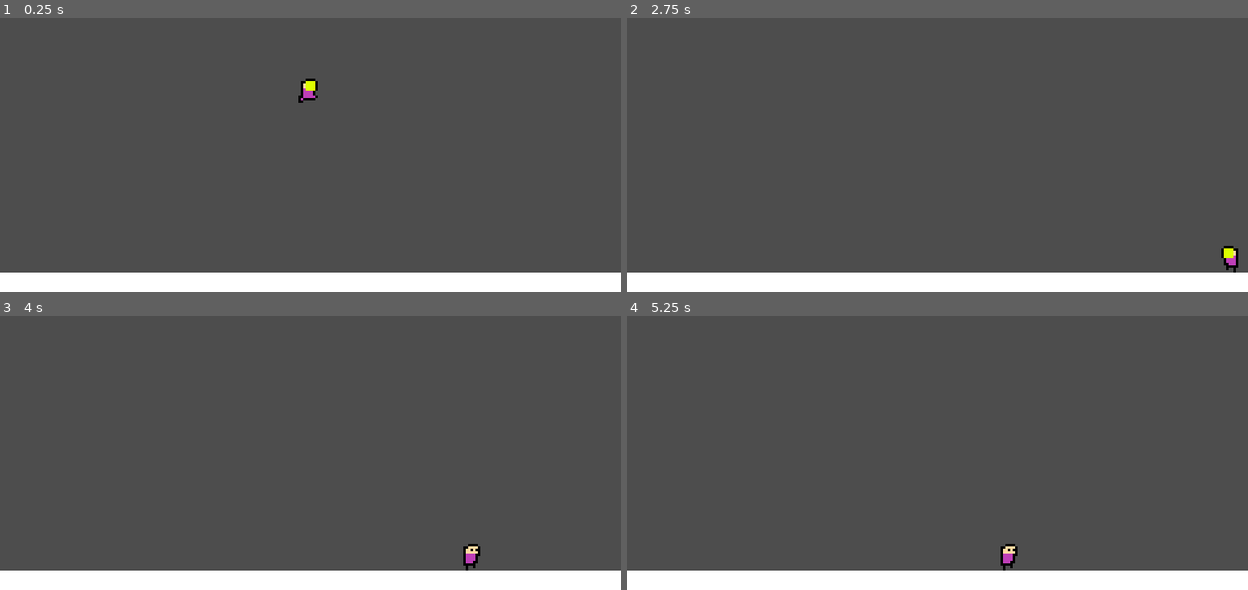
Above: before the commit, frames 1-4 (two rows, left to right).
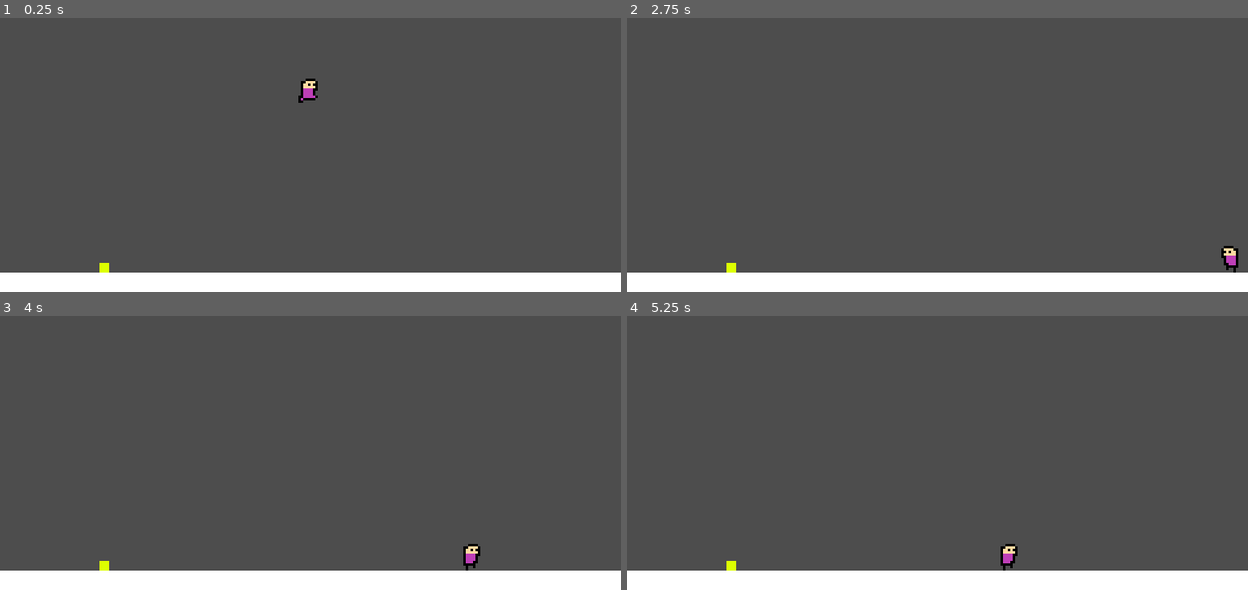
Above: after the commit, the same moments.

Repository: KeichiTS/Go-Godot-Jam-4
Game: Godot game, scene res://scenes/test_map.tscn
The game is run twice, just before and just after one commit, with the same random seed, the same clock (stepped at 60 frames per second) and the same inputs. The project has no main scene, so this scene is started directly.
Inputs:
- Up to frame 1 (0.25 s): no input
- Up to frame 2 (2.75 s): hold E (carrying) 0.53-1.28 s; hold Right (ui_right) 0.53-2.03 s; tap E (carrying) at 1.35 s; tap Enter at 2 s; hold Left (ui_left) from 2.03 s (still down); hold E (carrying) from 2.03 s (still down)
- Up to frame 3 (4 s): release Left (ui_left) at 2.78 s; release E (carrying) at 2.78 s; hold Right (ui_right) from 2.78 s (still down); tap E (carrying) at 2.85 s; tap R (restart) at 3.5 s; hold E (carrying) from 3.53 s (still down)
- Up to frame 4 (5.25 s): release Right (ui_right) at 4.28 s; release E (carrying) at 4.28 s; hold Left (ui_left) 4.28-5.03 s; tap E (carrying) at 4.35 s; hold Right (ui_right) from 5.03 s (still down); hold E (carrying) from 5.03 s (still down)

The runs differ from the first frame. In frame 1, 0.1% of the frame differs, in the area x 16-51%, y 23-93%; in frame 2, 0.1%; in frame 3, less than 0.1%; in frame 4, less than 0.1%.

Commit message:
holding_sprites

Diff:
--- a/project.godot
+++ b/project.godot
@@ -69,6 +69,7 @@
 2d_physics/layer_1="Player"
 2d_physics/layer_2="Objects"
 2d_physics/layer_3="Ground"
+2d_physics/layer_4="Objects"
 
 [rendering]
 
--- a/scenes/carrying_object.tscn
+++ b/scenes/carrying_object.tscn
@@ -1,17 +1,11 @@
-[gd_scene load_steps=4 format=3 uid="uid://ceieygl5n7icl"]
-
-[ext_resource type="Script" path="res://scripts/carrying_object.gd" id="1_yvrd7"]
+[gd_scene load_steps=2 format=3 uid="uid://dwx257vpuij3e"]
 
 [sub_resource type="RectangleShape2D" id="RectangleShape2D_fu51n"]
 size = Vector2(4, 4)
 
-[sub_resource type="RectangleShape2D" id="RectangleShape2D_i334f"]
-size = Vector2(8, 6)
-
-[node name="Carrying_object" type="RigidBody2D" groups=["object"]]
-collision_layer = 2
-collision_mask = 6
-script = ExtResource("1_yvrd7")
+[node name="Carrying_object" type="Area2D" groups=["objects"]]
+collision_layer = 8
+collision_mask = 0
 
 [node name="sprite" type="ColorRect" parent="."]
 offset_left = -2.0
@@ -22,12 +16,3 @@
 
 [node name="shape" type="CollisionShape2D" parent="."]
 shape = SubResource("RectangleShape2D_fu51n")
-
-[node name="carrying_area" type="Area2D" parent="."]
-collision_layer = 2
-
-[node name="Area2D" type="CollisionShape2D" parent="carrying_area"]
-position = Vector2(0, -1)
-shape = SubResource("RectangleShape2D_i334f")
-
-[connection signal="body_shape_entered" from="carrying_area" to="." method="_on_carrying_area_body_shape_entered"]
--- a/scenes/dead_body.tscn
+++ b/scenes/dead_body.tscn
@@ -6,7 +6,8 @@
 size = Vector2(11, 6)
 
 [node name="Dead_body" type="RigidBody2D"]
-collision_mask = 5
+collision_layer = 8
+collision_mask = 13
 
 [node name="sprite" type="Sprite2D" parent="."]
 position = Vector2(0, -5)
--- a/scenes/player.tscn
+++ b/scenes/player.tscn
@@ -1,7 +1,8 @@
-[gd_scene load_steps=10 format=3 uid="uid://b08edfre7tjm8"]
+[gd_scene load_steps=12 format=3 uid="uid://b08edfre7tjm8"]
 
 [ext_resource type="Script" path="res://scripts/Player.gd" id="1_mne0d"]
 [ext_resource type="Texture2D" uid="uid://dociqot8k2wnr" path="res://assets/player_sprites/Player.png" id="2_5rsjd"]
+[ext_resource type="Texture2D" uid="uid://pyw5ubl73qux" path="res://assets/player_sprites/Player_2.png" id="3_crjty"]
 
 [sub_resource type="RectangleShape2D" id="RectangleShape2D_1u7tt"]
 size = Vector2(7, 11)
@@ -16,6 +17,18 @@
 tracks/0/interp = 1
 tracks/0/loop_wrap = true
 tracks/0/keys = {
+"times": PackedFloat32Array(0, 0.2),
+"transitions": PackedFloat32Array(1, 1),
+"update": 1,
+"values": [3, 4]
+}
+tracks/1/type = "value"
+tracks/1/imported = false
+tracks/1/enabled = true
+tracks/1/path = NodePath("carrying_sprite:frame")
+tracks/1/interp = 1
+tracks/1/loop_wrap = true
+tracks/1/keys = {
 "times": PackedFloat32Array(0, 0.2),
 "transitions": PackedFloat32Array(1, 1),
 "update": 1,
@@ -36,6 +49,18 @@
 "update": 1,
 "values": [0]
 }
+tracks/1/type = "value"
+tracks/1/imported = false
+tracks/1/enabled = true
+tracks/1/path = NodePath("carrying_sprite:frame")
+tracks/1/interp = 1
+tracks/1/loop_wrap = true
+tracks/1/keys = {
+"times": PackedFloat32Array(0),
+"transitions": PackedFloat32Array(1),
+"update": 1,
+"values": [0]
+}
 
 [sub_resource type="Animation" id="Animation_qwaik"]
 resource_name = "dying"
@@ -47,6 +72,18 @@
 tracks/0/interp = 1
 tracks/0/loop_wrap = true
 tracks/0/keys = {
+"times": PackedFloat32Array(0, 0.2, 0.4),
+"transitions": PackedFloat32Array(1, 1, 1),
+"update": 1,
+"values": [3, 5, 6]
+}
+tracks/1/type = "value"
+tracks/1/imported = false
+tracks/1/enabled = true
+tracks/1/path = NodePath("carrying_sprite:frame")
+tracks/1/interp = 1
+tracks/1/loop_wrap = true
+tracks/1/keys = {
 "times": PackedFloat32Array(0, 0.2, 0.4),
 "transitions": PackedFloat32Array(1, 1, 1),
 "update": 1,
@@ -69,6 +106,18 @@
 "update": 1,
 "values": [0, 1]
 }
+tracks/1/type = "value"
+tracks/1/imported = false
+tracks/1/enabled = true
+tracks/1/path = NodePath("carrying_sprite:frame")
+tracks/1/interp = 1
+tracks/1/loop_wrap = true
+tracks/1/keys = {
+"times": PackedFloat32Array(0, 0.2),
+"transitions": PackedFloat32Array(1, 1),
+"update": 1,
+"values": [0, 1]
+}
 
 [sub_resource type="Animation" id="Animation_10kp2"]
 resource_name = "walking"
@@ -86,6 +135,18 @@
 "update": 1,
 "values": [2, 3]
 }
+tracks/1/type = "value"
+tracks/1/imported = false
+tracks/1/enabled = true
+tracks/1/path = NodePath("carrying_sprite:frame")
+tracks/1/interp = 1
+tracks/1/loop_wrap = true
+tracks/1/keys = {
+"times": PackedFloat32Array(0, 0.2),
+"transitions": PackedFloat32Array(1, 1),
+"update": 1,
+"values": [2, 3]
+}
 
 [sub_resource type="AnimationLibrary" id="AnimationLibrary_aj4pq"]
 _data = {
@@ -96,12 +157,20 @@
 "walking": SubResource("Animation_10kp2")
 }
 
+[sub_resource type="RectangleShape2D" id="RectangleShape2D_3ftuh"]
+size = Vector2(10, 12)
+
 [node name="Player" type="CharacterBody2D"]
-collision_mask = 4
+collision_mask = 12
 script = ExtResource("1_mne0d")
 
 [node name="sprite" type="Sprite2D" parent="."]
 texture = ExtResource("2_5rsjd")
+hframes = 7
+
+[node name="carrying_sprite" type="Sprite2D" parent="."]
+visible = false
+texture = ExtResource("3_crjty")
 hframes = 7
 
 [node name="shape" type="CollisionShape2D" parent="."]
@@ -112,3 +181,11 @@
 libraries = {
 "": SubResource("AnimationLibrary_aj4pq")
 }
+
+[node name="item_detector" type="Area2D" parent="."]
+
+[node name="shape" type="CollisionShape2D" parent="item_detector"]
+position = Vector2(-1, 2)
+shape = SubResource("RectangleShape2D_3ftuh")
+
+[connection signal="area_entered" from="item_detector" to="." method="_on_item_detector_area_entered"]
--- a/scenes/test_map.tscn
+++ b/scenes/test_map.tscn
@@ -28,5 +28,5 @@
 [node name="Player" parent="." instance=ExtResource("1_1jag7")]
 position = Vector2(128, -24)
 
-[node name="Carrying_object" parent="." instance=ExtResource("3_goy2c")]
-position = Vector2(48, 8)
+[node name="Carrying_object" parent="." instance=ExtResource("3_yst0u")]
+position = Vector2(43, 118)
--- a/scripts/Player.gd
+++ b/scripts/Player.gd
@@ -14,6 +14,9 @@
 enum{dead,alive}
 var status = alive
 
+var is_holding = false
+var can_hold = false
+
 var dead_body = preload('res://scenes/dead_body.tscn')
 
 func _ready():
@@ -24,6 +27,17 @@
 	_chance_anim()
 	_die()
 	_restart()
+
+	if can_hold and !is_holding:
+		if Input.is_action_pressed('carrying'):
+			can_hold = false
+			is_holding = true
+			$sprite.hide()
+
+	if !can_hold and is_holding:
+		if Input.is_action_pressed('carrying'):
+			is_holding = false
+			$sprite.show()
 
 
 
@@ -78,6 +92,11 @@
 	if Input.is_action_just_pressed('restart'):
 		status = dead
 
+func _on_item_detector_area_entered(area):
+	if area.is_in_group('objects') and !is_holding:
+		can_hold = true
+
+
 ###################################################
 #     ~ It ain't much, but it's honest work ~     #
 ###################################################
@@ -102,7 +121,3 @@
 ###################################################
 #               ~ KeichiTS - 2023 ~               #
 ###################################################
-
-
-func _on_carrying_area_body_entered(body):
-	pass # Replace with function body.
--- a/scripts/carrying_object.gd
+++ /dev/null
@@ -1,21 +0,0 @@
-extends RigidBody2D
-
-var chasing = true
-@onready var target = get_parent().get_node('Player')
-
-
-func _process(delta):
-	target = get_parent().find_child('Player')
-	print(target)
-	if chasing == true and target != null:
-		global_position = target.global_position
-
-
-
-
-func _on_carrying_area_body_shape_entered(body_rid, body, body_shape_index, local_shape_index):
-	print(target)
-	var target = body
-	if Input.is_action_pressed("carrying"):
-		chasing = true
-		print('entrou')
Binary file added: assets/player_sprites/Player_2.png
Not shown, added: assets/player_sprites/Player_2.png.import
Not shown: 1 places in scenes/test_map.tscn that only renumber resources
